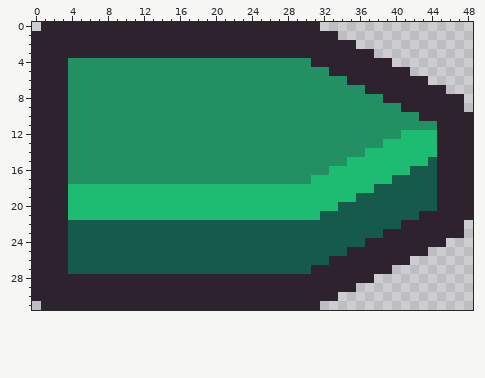
Edited in one commit: pixel-art file (scenes/menu/graphics/continue_button.aseprite). The first picture shows the starting point.
49x32 pixels, 1 frame.
And afterwards:
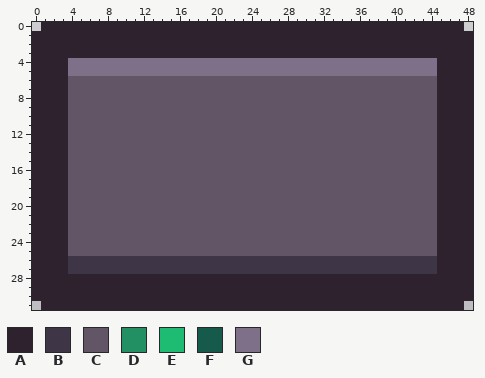
Palette (. is transparent): A #2e222f  B #3e3546  C #625565  D #239063  E #1ebc73  F #165a4c  G #7f708a
The exact change:
Changed rows in their new state; - is an unchanged pixel.
first column x 4:
 0 ----------------------------AAAAAAAAAAAAAAAA-
 1 ------------------------------AAAAAAAAAAAAAAA
 2 --------------------------------AAAAAAAAAAAAA
 3 ----------------------------------AAAAAAAAAAA
 4 GGGGGGGGGGGGGGGGGGGGGGGGGGGGGGGGGGGGGGGGGAAAA
 5 GGGGGGGGGGGGGGGGGGGGGGGGGGGGGGGGGGGGGGGGGAAAA
 6 CCCCCCCCCCCCCCCCCCCCCCCCCCCCCCCCCCCCCCCCCAAAA
 7 CCCCCCCCCCCCCCCCCCCCCCCCCCCCCCCCCCCCCCCCC-AAA
 8 CCCCCCCCCCCCCCCCCCCCCCCCCCCCCCCCCCCCCCCCC---A
 9 CCCCCCCCCCCCCCCCCCCCCCCCCCCCCCCCCCCCCCCCC---A
10 CCCCCCCCCCCCCCCCCCCCCCCCCCCCCCCCCCCCCCCCC----
11 CCCCCCCCCCCCCCCCCCCCCCCCCCCCCCCCCCCCCCCCC----
12 CCCCCCCCCCCCCCCCCCCCCCCCCCCCCCCCCCCCCCCCC----
13 CCCCCCCCCCCCCCCCCCCCCCCCCCCCCCCCCCCCCCCCC----
14 CCCCCCCCCCCCCCCCCCCCCCCCCCCCCCCCCCCCCCCCC----
15 CCCCCCCCCCCCCCCCCCCCCCCCCCCCCCCCCCCCCCCCC----
16 CCCCCCCCCCCCCCCCCCCCCCCCCCCCCCCCCCCCCCCCC----
17 CCCCCCCCCCCCCCCCCCCCCCCCCCCCCCCCCCCCCCCCC----
18 CCCCCCCCCCCCCCCCCCCCCCCCCCCCCCCCCCCCCCCCC----
19 CCCCCCCCCCCCCCCCCCCCCCCCCCCCCCCCCCCCCCCCC----
20 CCCCCCCCCCCCCCCCCCCCCCCCCCCCCCCCCCCCCCCCC----
21 CCCCCCCCCCCCCCCCCCCCCCCCCCCCCCCCCCCCCCCCC----
22 CCCCCCCCCCCCCCCCCCCCCCCCCCCCCCCCCCCCCCCCC---A
23 CCCCCCCCCCCCCCCCCCCCCCCCCCCCCCCCCCCCCCCCC---A
24 CCCCCCCCCCCCCCCCCCCCCCCCCCCCCCCCCCCCCCCCC-AAA
25 CCCCCCCCCCCCCCCCCCCCCCCCCCCCCCCCCCCCCCCCCAAAA
26 BBBBBBBBBBBBBBBBBBBBBBBBBBBBBBBBBBBBBBBBBAAAA
27 BBBBBBBBBBBBBBBBBBBBBBBBBBBBBBBBBBBBBBBBBAAAA
28 ----------------------------------AAAAAAAAAAA
29 --------------------------------AAAAAAAAAAAAA
30 ------------------------------AAAAAAAAAAAAAAA
31 ----------------------------AAAAAAAAAAAAAAAA-
